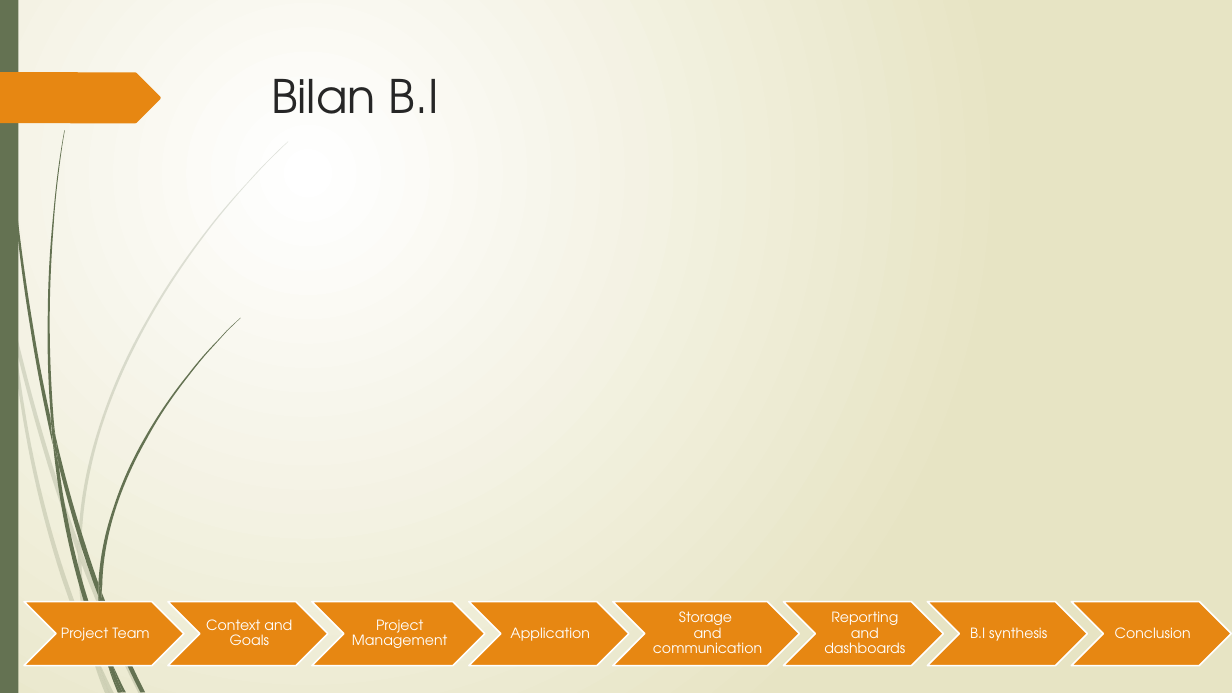
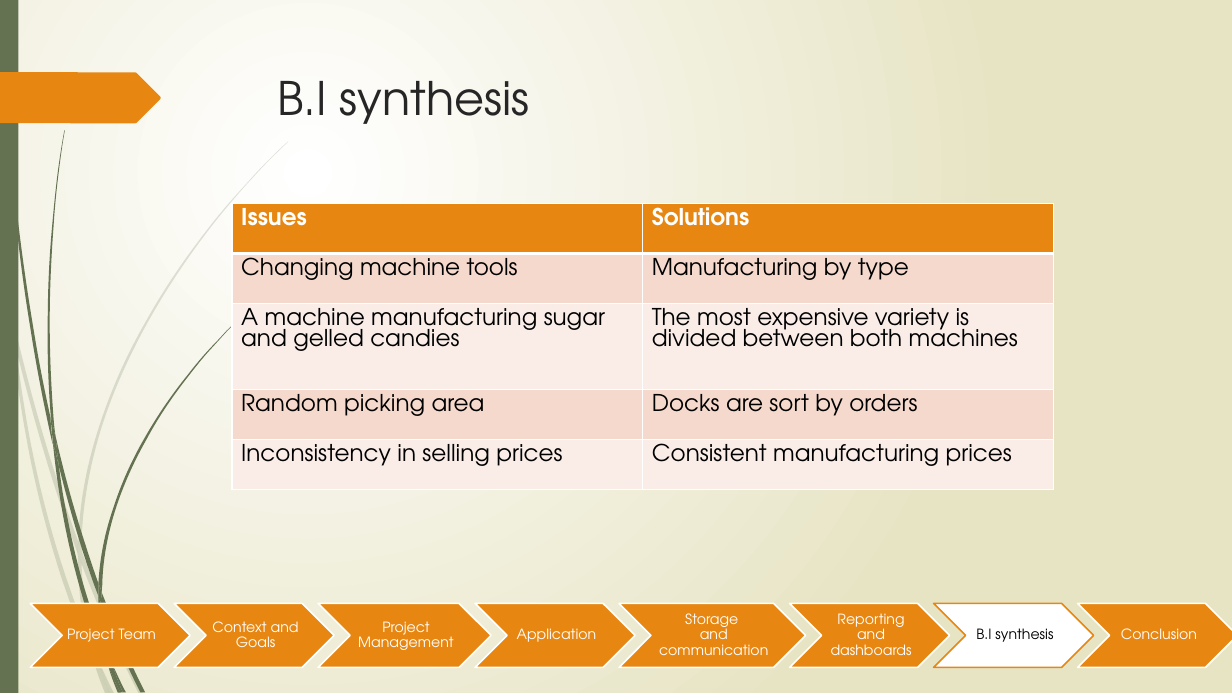
Before and after one commit to Gaetan90/ProjetBI, a slide deck: slide 19 of Projet BI.pptx. Drawn at 1232x693 pixels with LibreOffice and Linux fonts; fonts in the diff are those of the drawing. Boxes give left, top, right and bottom in pixels: in the first picture for what was removed or moved away, otherwise in the second. Text is boxed around its words. In the diff, an @@ line names an element or a change of style, - is before the commit and + after.

Commit message:
pw

```diff
--- a/Projet BI.pptx
+++ b/Projet BI.pptx
@@ title at [277,81,530,124]: text changed @@
-Bilan B.I
+B.I synthesis
@@ table added at [232,203,1053,490], 5 rows, 2 columns @@
+Issues | Solutions
+Changing machine tools | Manufacturing by type
+A machine manufacturing sugar and gelled candies | The most expensive variety is divided between both machines
+Random picking area | Docks are sort by orders
+Inconsistency in selling prices | Consistent manufacturing prices
@@ 8 chevrons, 7 texts: place and size @@
-8 chevrons, 7 texts at [24,602,1231,665]
+8 chevrons, 7 texts at [30,604,1232,667]
@@ chevron at [933,604,1093,667]: fill #E78712 to #FFFFFF; outline #FFFFFF 1.25 pt to #E78712 1.25 pt @@
@@ text "B.I synthesis" at [976,628,1053,642]: text colour #FFFFFF to #000000 @@
```
Also in this commit, not shown: 9 other slides changed, 1 slide added.
